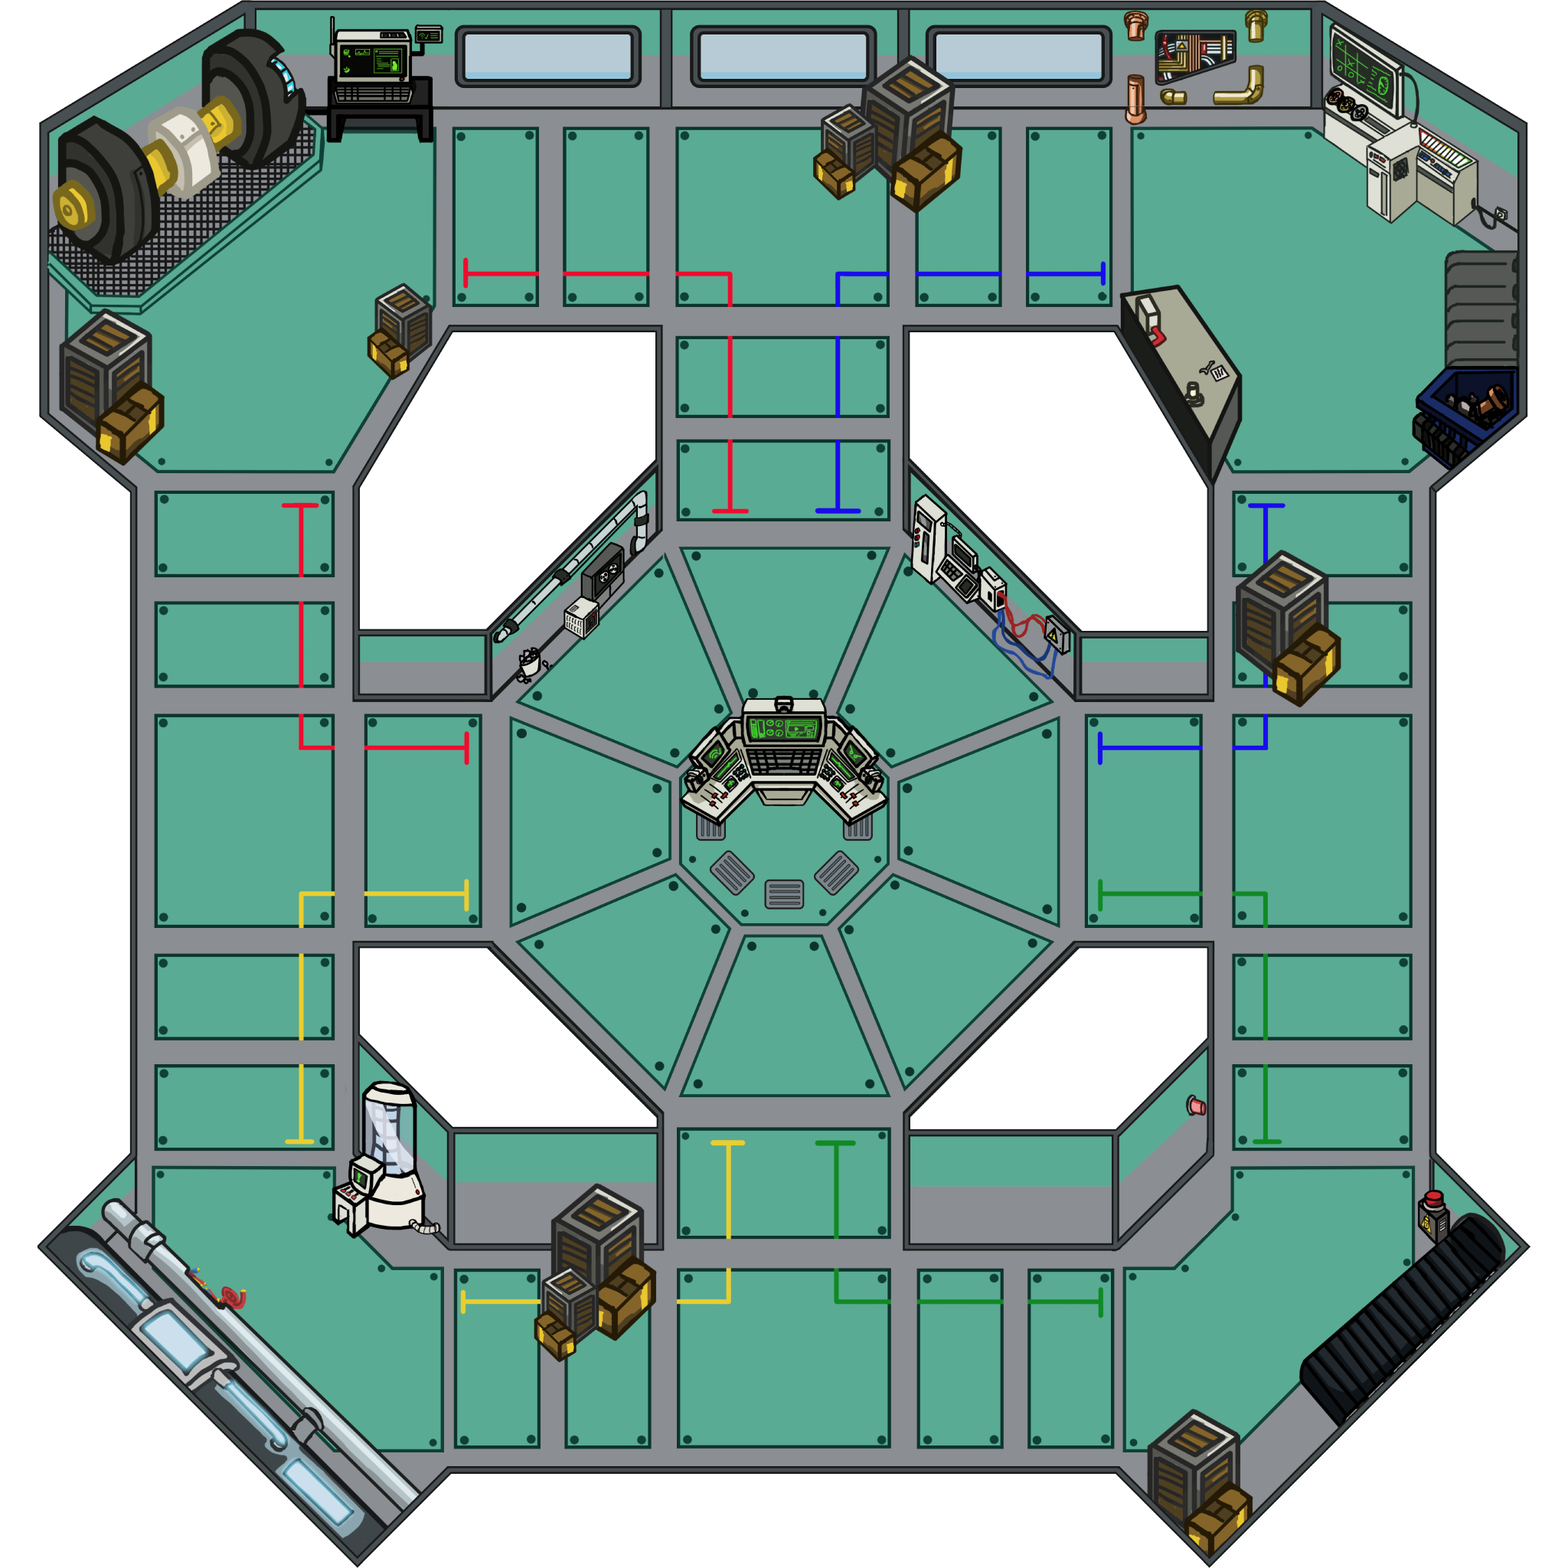
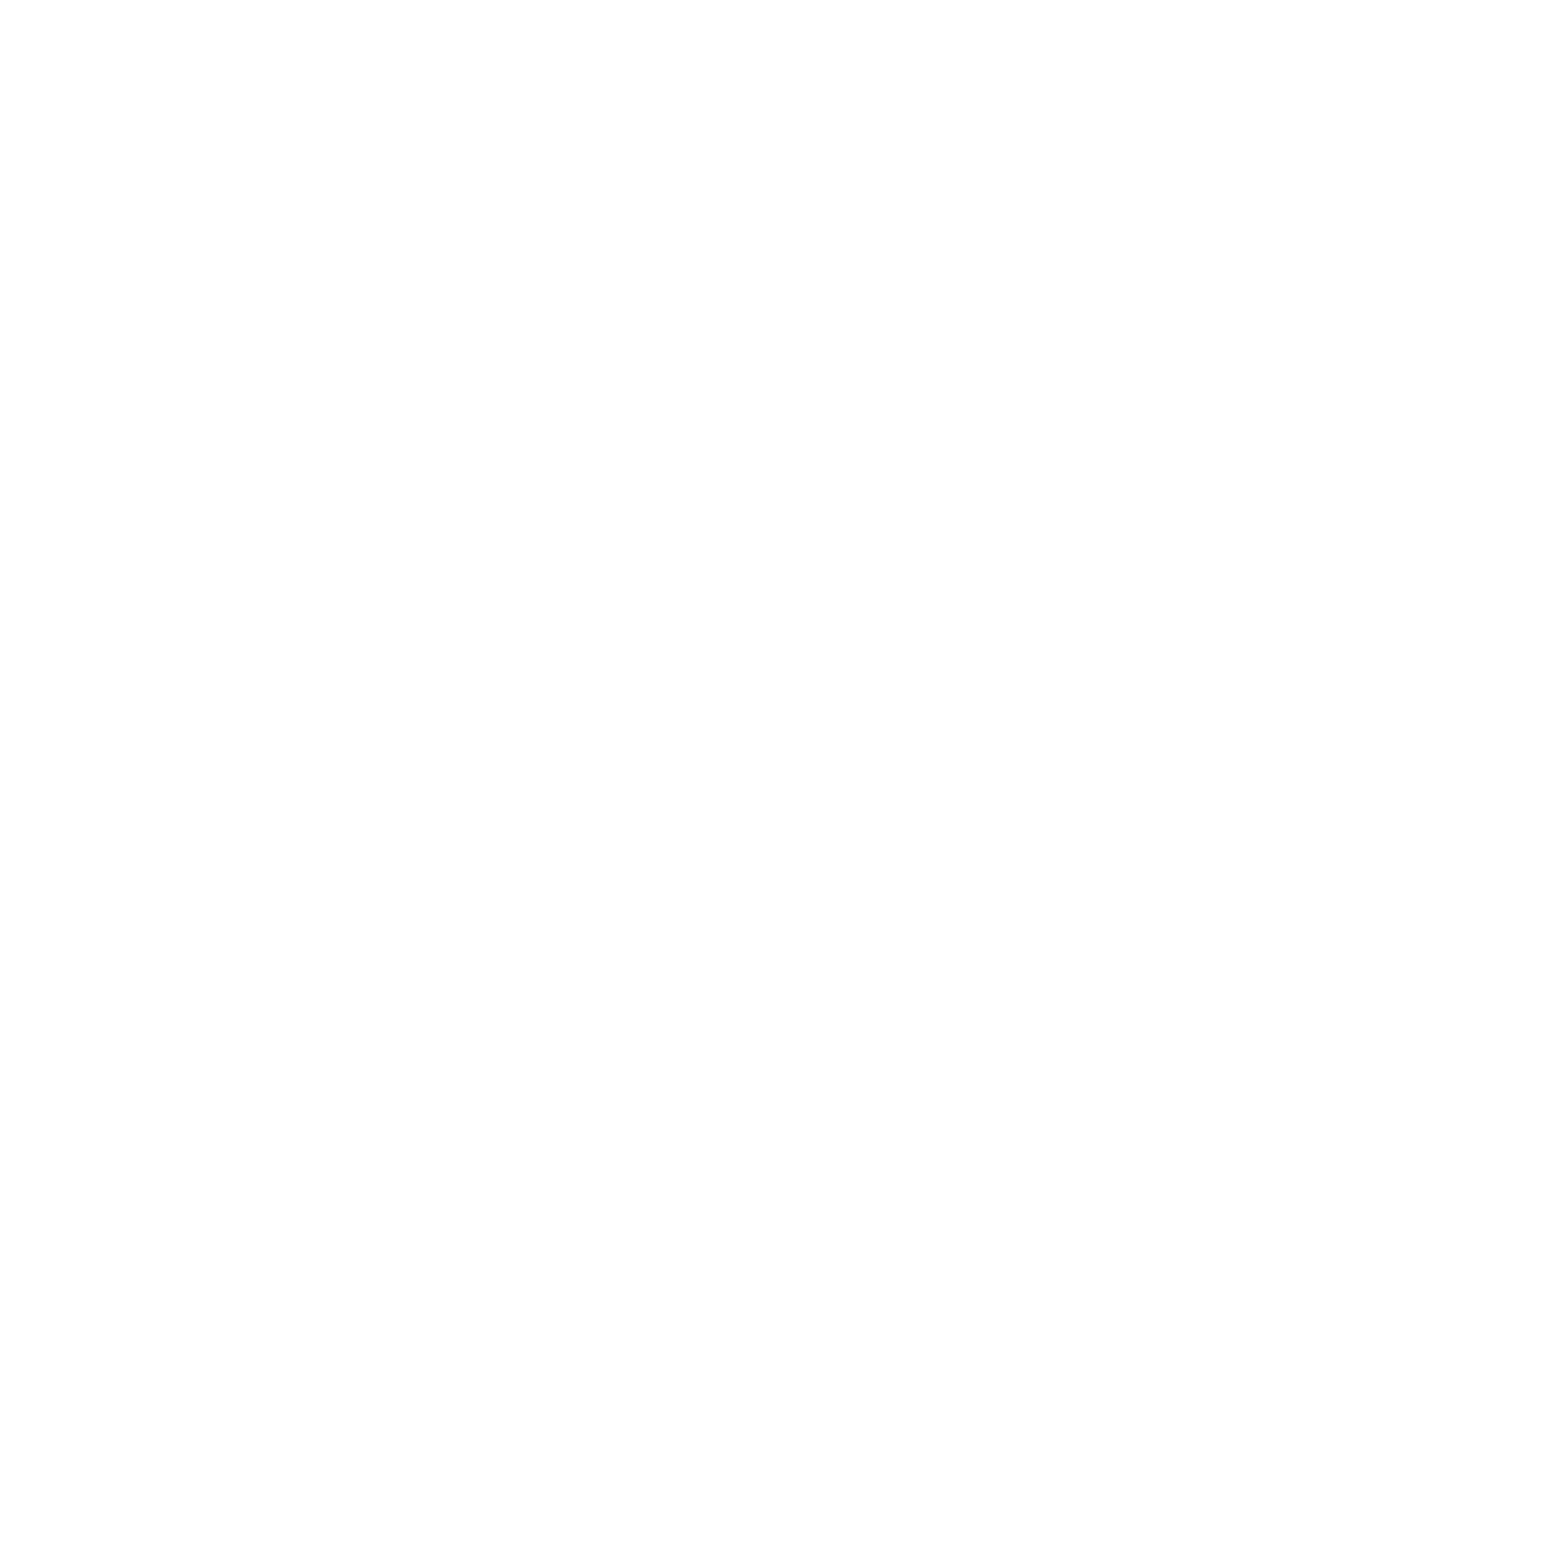
Layers edited between the first and the second 1568 x 1568 image:
added layer "Line White" above "Line Blue" over box(37, 102, 1532, 1466)
hid "Line Blue" over box(814, 261, 1107, 515)
hid "T_Map" over box(37, 0, 1532, 1568)